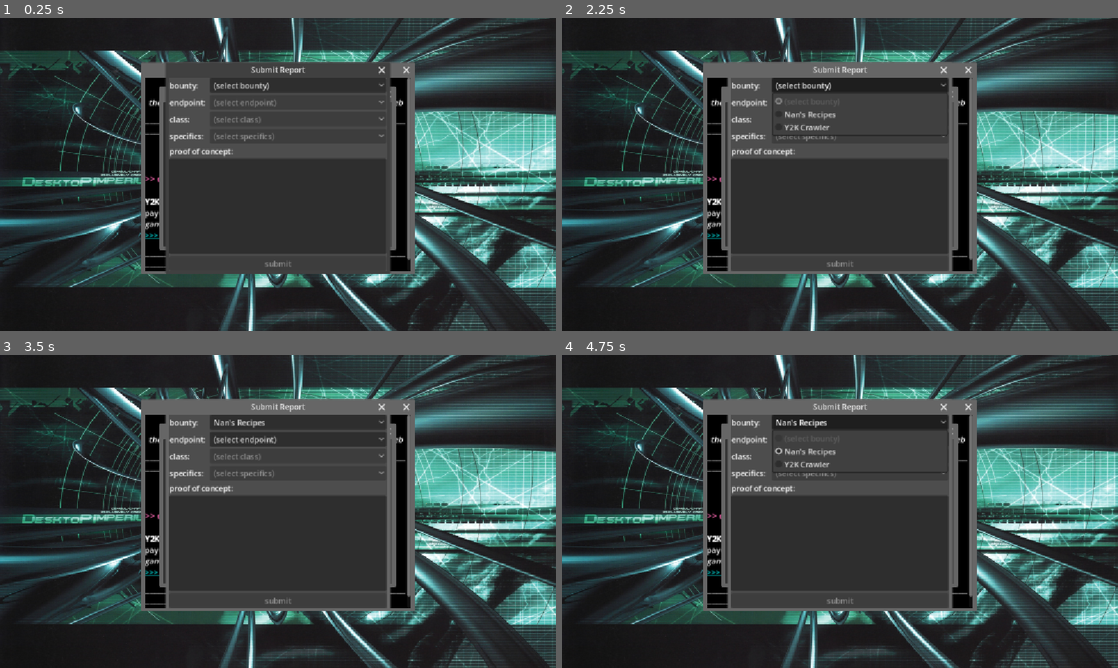
Above: before the commit, frames 1-4 (two rows, left to right).
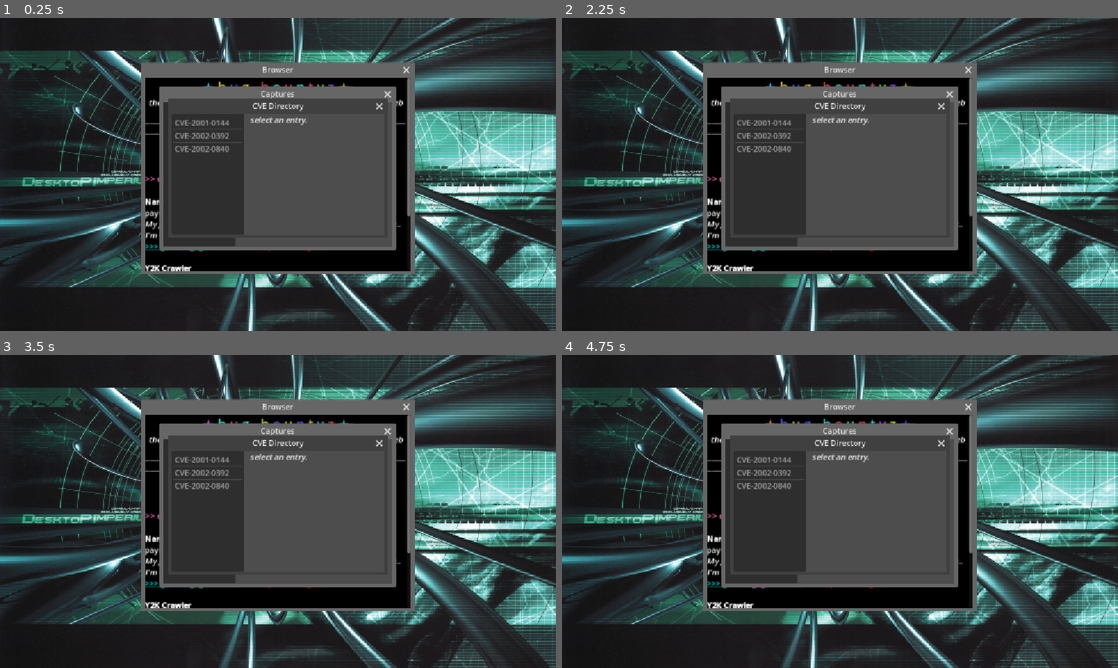
Above: after the commit, the same moments.

Repository: samiser/bug-bountyz
Game: Godot game, scene res://main.tscn
The game is run twice, just before and just after one commit, with the same random seed, the same clock (stepped at 60 frames per second) and the same inputs.
Inputs:
- Up to frame 1 (0.25 s): no input
- Up to frame 2 (2.25 s): click "bug-bountyz.net" at 0.5 s; click "scan" at 1.25 s; click "(select bounty)" (after the commit: "bug-bountyz.net") at 2 s
- Up to frame 3 (3.5 s): click "bug-bountyz.net" at 2.75 s
- Up to frame 4 (4.75 s): click "Nan's Recipes" (after the commit: "bug-bountyz.net") at 3.5 s; click "(select endpoint)" (after the commit: "bug-bountyz.net") at 4.25 s

The runs differ from the first frame. In frame 1, 17% of the frame differs, in the area x 26-74%, y 14-82%; in frame 2, 15%; in frame 3, 15%; in frame 4, 15%.

Commit message:
added browser actions, simplified cve reporting system, added first finding

Diff:
--- a/main.tscn
+++ b/main.tscn
@@ -5,9 +5,8 @@
 [ext_resource type="PackedScene" uid="uid://k1b3xm4saaks" path="res://port_scanner.tscn" id="2_h2yge"]
 [ext_resource type="PackedScene" uid="uid://cnbkxh3pq8m4w" path="res://captures_notebook.tscn" id="3_cn"]
 [ext_resource type="PackedScene" uid="uid://cdcryaka2yq80" path="res://cve_directory.tscn" id="4_cd"]
+[ext_resource type="Texture2D" uid="uid://dwmkwc3l6puik" path="res://wallpaper.png" id="5_lquwl"]
 [ext_resource type="PackedScene" uid="uid://bsf3xmqkpw7n2" path="res://submission_form.tscn" id="6_sf"]
-[ext_resource type="PackedScene" path="res://cve_directory.tscn" id="4_cd"]
-[ext_resource type="Texture2D" uid="uid://dwmkwc3l6puik" path="res://wallpaper.png" id="5_lquwl"]
 
 [node name="Main" type="Control" unique_id=1822029631]
 layout_mode = 3
@@ -73,6 +72,7 @@
 title = "Submit Report"
 initial_position = 1
 size = Vector2i(450, 400)
+visible = false
 
 [node name="SubmissionForm" parent="Window6" unique_id=1700000006 instance=ExtResource("6_sf")]
 
--- a/resources/bounties/nans_bounty.tres
+++ b/resources/bounties/nans_bounty.tres
@@ -1,12 +1,16 @@
-[gd_resource type="Resource" script_class="Bounty" format=3 uid="uid://d2xvm1sf47f26"]
+[gd_resource type="Resource" script_class="Bounty" format=3 uid="uid://dw5smtxbp4yea"]
 
 [ext_resource type="Script" uid="uid://c72mw4r1vwo1x" path="res://scripts/bounty.gd" id="1_17wce"]
+[ext_resource type="Script" uid="uid://ox62ws8mcbvk" path="res://scripts/finding.gd" id="1_g1uqv"]
 [ext_resource type="Resource" uid="uid://babrl7eo7oadj" path="res://resources/sites/nansrecipes.com/index.tres" id="2_axno1"]
+[ext_resource type="Resource" uid="uid://c63smvcu7qq5i" path="res://resources/findings/apache_rce.tres" id="2_qgmit"]
 
 [resource]
 script = ExtResource("1_17wce")
+id = "nan-001"
 program_name = "Nan's Recipes"
 target_page = ExtResource("2_axno1")
 payout_min = 100
 payout_max = 500
 scope = "My grandson made me this website and i have no idea how it works.. I'm worried there might be some issues with it!"
+findings = Array[ExtResource("1_g1uqv")]([ExtResource("2_qgmit")])
--- a/resources/bounties/y2k_bounty.tres
+++ b/resources/bounties/y2k_bounty.tres
@@ -1,10 +1,12 @@
 [gd_resource type="Resource" script_class="Bounty" format=3 uid="uid://maoy6qisc4yb"]
 
+[ext_resource type="Script" uid="uid://ox62ws8mcbvk" path="res://scripts/finding.gd" id="1_axno1"]
 [ext_resource type="Script" uid="uid://c72mw4r1vwo1x" path="res://scripts/bounty.gd" id="1_bnty"]
 [ext_resource type="Resource" uid="uid://xlglopd7cc1h" path="res://resources/sites/y2k-crawler.com/index.tres" id="2_bvv8l"]
 
 [resource]
 script = ExtResource("1_bnty")
+id = "y2k-001"
 program_name = "Y2K Crawler"
 target_page = ExtResource("2_bvv8l")
 payout_min = 100
--- a/resources/findings/apache_rce.tres
+++ b/resources/findings/apache_rce.tres
@@ -9,5 +9,5 @@
 specifics = "CVE-2002-0392"
 severity = "Critical"
 payout = 500
-required_poc = Array[String]([""])
+required_poc = Array[String](["port-scan", "nansrecipes.com"])
 metadata/_custom_type_script = "uid://ox62ws8mcbvk"
--- a/resources/sites/bug-bountyz.net/index.tres
+++ b/resources/sites/bug-bountyz.net/index.tres
@@ -3,9 +3,10 @@
 [ext_resource type="Script" uid="uid://c72mw4r1vwo1x" path="res://scripts/bounty.gd" id="1_dsk1c"]
 [ext_resource type="Script" uid="uid://po6qa3yf7wti" path="res://scripts/platform_page.gd" id="1_pp"]
 [ext_resource type="Resource" uid="uid://maoy6qisc4yb" path="res://resources/bounties/y2k_bounty.tres" id="2_e3lvg"]
+[ext_resource type="Resource" uid="uid://dw5smtxbp4yea" path="res://resources/bounties/nans_bounty.tres" id="2_m3kkv"]
 
 [resource]
 script = ExtResource("1_pp")
-bounties = Array[ExtResource("1_dsk1c")]([ExtResource("2_e3lvg")])
+bounties = Array[ExtResource("1_dsk1c")]([ExtResource("2_m3kkv"), ExtResource("2_e3lvg")])
 background_colour = Color(0, 0, 0, 1)
 metadata/_custom_type_search = "Resource"
--- a/scripts/browser.gd
+++ b/scripts/browser.gd
@@ -63,6 +63,11 @@
 		history_label.append_text(url + "\n")
 
 func _on_meta_clicked(meta: String) -> void:
+	if meta.begins_with("action://"):
+		_invoke_action(meta.substr("action://".length()))
+		Sound.play_click()
+		return
+
 	var current_site := Url.site_of(history[history.size() - 1]) if not history.is_empty() else ""
 	var resolved := Url.resolve(meta, current_site)
 	var new_page : Page = load(resolved)
@@ -73,3 +78,11 @@
 
 	_load_page(new_page)
 	Sound.play_click()
+
+func _invoke_action(action_str: String) -> void:
+	var parts := action_str.split("/", false)
+	if parts.is_empty():
+		return
+	var name : String = parts[0]
+	var args : Array = parts.slice(1)
+	Engagement.action_invoked.emit(name, args)
--- a/scripts/cve_directory.gd
+++ b/scripts/cve_directory.gd
@@ -18,7 +18,6 @@
 
 func _on_selected(idx: int) -> void:
 	var cve : CVE = Cves.get_all()[idx]
-	Engagement.read_cve(cve.id)
 	detail.text = _format(cve)
 
 func _format(cve: CVE) -> String:
--- a/scripts/engagement.gd
+++ b/scripts/engagement.gd
@@ -5,7 +5,6 @@
 var money : int = 0
 var discovered_pages : Array[String] = []
 var discovered_sites : Array[String] = []
-var read_cves : Array[String] = []
 var claimed_findings : Array[String] = []
 
 signal detection_changed(new_value: int)
@@ -13,7 +12,7 @@
 signal capture_added(capture: Dictionary)
 signal page_discovered(url: String)
 signal site_discovered(domain: String)
-signal cve_read(id: String)
+signal action_invoked(name: String, args: Array)
 
 func add_detection(amount: int) -> void:
 	detection += amount
@@ -51,13 +50,6 @@
 		discovered_sites.append(domain)
 		site_discovered.emit(domain)
 
-func read_cve(id: String) -> void:
-	if id.is_empty():
-		return
-	if not read_cves.has(id):
-		read_cves.append(id)
-		cve_read.emit(id)
-
 func add_money(amount: int) -> void:
 	money += amount
 	money_changed.emit(money)
--- a/scripts/platform_page.gd
+++ b/scripts/platform_page.gd
@@ -6,7 +6,7 @@
 const PAGE_TEMPLATE := """[center][rainbow][font_size=28]★ b u g - b o u n t y z ★[/font_size][/rainbow][/center]
 [center][i]the premier vulnerability disclosure platform on the world wide web[/i][/center]
 
-[color=gray]─────────────────────────────────────────────────────────────────────[/color]
+[color=gray]────────────────────────────────────────────────────────────────────[/color]
 
 [center][color=lime]bounties paid: $%d[/color][/center]
 
@@ -14,13 +14,13 @@
 
 %s
 
-[color=gray]─────────────────────────────────────────────────────────────────────[/color]
+[color=gray]────────────────────────────────────────────────────────────────────[/color]
 [center][color=gray][i]last updated 11/14/2001 · best viewed in netscape navigator 4[/i][/color][/center]"""
 
 const ENTRY_TEMPLATE := """[b]%s[/b]
 payout: $%d–$%d - difficulty: %s
 [i]%s[/i]
-[url=%s][color=cyan]>>> go to engagement <<<[/color][/url]"""
+[url=%s][color=cyan]>>> go to engagement <<<[/color][/url] [url=%s][color=red]>>> report finding <<<[/color][/url]"""
 
 func get_content() -> String:
 	if bounties.is_empty():
@@ -36,5 +36,6 @@
 			stars,
 			b.scope,
 			Url.to_url(b.target_page),
+			"action://report/" + b.id,
 		])
 	return PAGE_TEMPLATE % [Engagement.money, "\n\n".join(entries)]
--- a/scripts/submission_form.gd
+++ b/scripts/submission_form.gd
@@ -20,8 +20,28 @@
 	submit_button.pressed.connect(_on_submit)
 	dismiss_button.pressed.connect(_show_form)
 	Engagement.capture_added.connect(_on_capture_added)
+	Engagement.action_invoked.connect(_on_action)
 	poc_list.select_mode = ItemList.SELECT_MULTI
 	_show_form()
+
+func _on_action(name: String, args: Array) -> void:
+	if name != "report":
+		return
+	_show_form()
+	if args.size() > 0:
+		_select_bounty_by_id(args[0])
+	var window := get_parent() as Window
+	if window != null:
+		window.show()
+		window.move_to_foreground()
+
+func _select_bounty_by_id(bounty_id: String) -> void:
+	var bounties := Bounties.get_all()
+	for i in bounties.size():
+		if bounties[i].id == bounty_id:
+			bounty_dropdown.selected = i + 1
+			_on_bounty_selected(i + 1)
+			return
 
 func _show_form() -> void:
 	form_view.visible = true
@@ -67,9 +87,8 @@
 	specifics_dropdown.set_item_disabled(0, true)
 	if class_dropdown.selected > 0:
 		var picked_class : String = class_dropdown.get_item_text(class_dropdown.selected)
-		for cve_id in Engagement.read_cves:
-			var cve : CVE = Cves.get_by_id(cve_id)
-			if cve != null and cve.vuln_class == picked_class:
+		for cve in Cves.get_all():
+			if cve.vuln_class == picked_class:
 				specifics_dropdown.add_item(cve.id)
 	specifics_dropdown.selected = 0
 	specifics_dropdown.disabled = class_dropdown.selected <= 0
@@ -141,6 +160,8 @@
 	var bounty : Bounty = submission.bounty
 	for i in bounty.findings.size():
 		var f : Finding = bounty.findings[i]
+		print("checking finding %d: endpoint=%s class=%s specifics=%s required_poc=%s" % [i, f.endpoint, f.vuln_class, f.specifics, f.required_poc])
+		print("submitted: endpoint=%s class=%s specifics=%s poc_tags=%s" % [submission.endpoint, submission.vuln_class, submission.specifics, submission.poc_captures.map(func(c): return c.tags)])
 		var key := "%s::%d" % [bounty.id, i]
 		if Engagement.is_finding_claimed(key):
 			continue
--- a/submission_form.tscn
+++ b/submission_form.tscn
@@ -28,20 +28,21 @@
 layout_mode = 2
 
 [node name="Label" type="Label" parent="FormView/Bounty" unique_id=2400004]
+custom_minimum_size = Vector2(80, 0)
 layout_mode = 2
-custom_minimum_size = Vector2i(80, 0)
 text = "bounty:"
 
 [node name="OptionButton" type="OptionButton" parent="FormView/Bounty" unique_id=2400005]
 layout_mode = 2
 size_flags_horizontal = 3
+disabled = true
 
 [node name="Endpoint" type="HBoxContainer" parent="FormView" unique_id=2400006]
 layout_mode = 2
 
 [node name="Label" type="Label" parent="FormView/Endpoint" unique_id=2400007]
+custom_minimum_size = Vector2(80, 0)
 layout_mode = 2
-custom_minimum_size = Vector2i(80, 0)
 text = "endpoint:"
 
 [node name="OptionButton" type="OptionButton" parent="FormView/Endpoint" unique_id=2400008]
@@ -52,8 +53,8 @@
 layout_mode = 2
 
 [node name="Label" type="Label" parent="FormView/Class" unique_id=2400010]
+custom_minimum_size = Vector2(80, 0)
 layout_mode = 2
-custom_minimum_size = Vector2i(80, 0)
 text = "class:"
 
 [node name="OptionButton" type="OptionButton" parent="FormView/Class" unique_id=2400011]
@@ -64,8 +65,8 @@
 layout_mode = 2
 
 [node name="Label" type="Label" parent="FormView/Specifics" unique_id=2400013]
+custom_minimum_size = Vector2(80, 0)
 layout_mode = 2
-custom_minimum_size = Vector2i(80, 0)
 text = "specifics:"
 
 [node name="OptionButton" type="OptionButton" parent="FormView/Specifics" unique_id=2400014]
Not shown: 1 places in submission_form.tscn that only renumber resources
